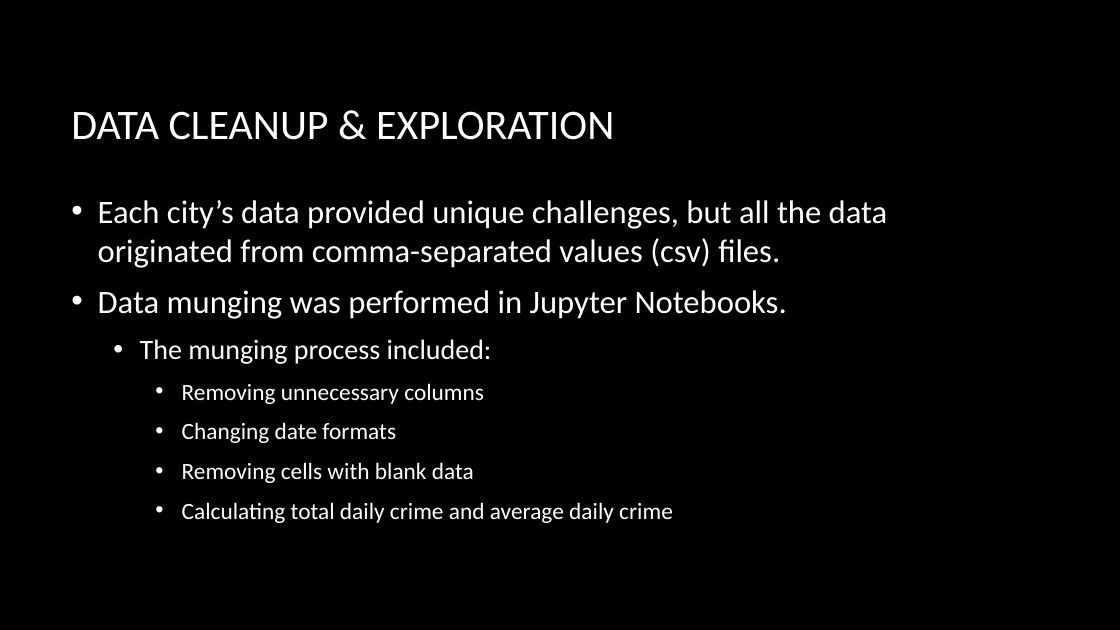
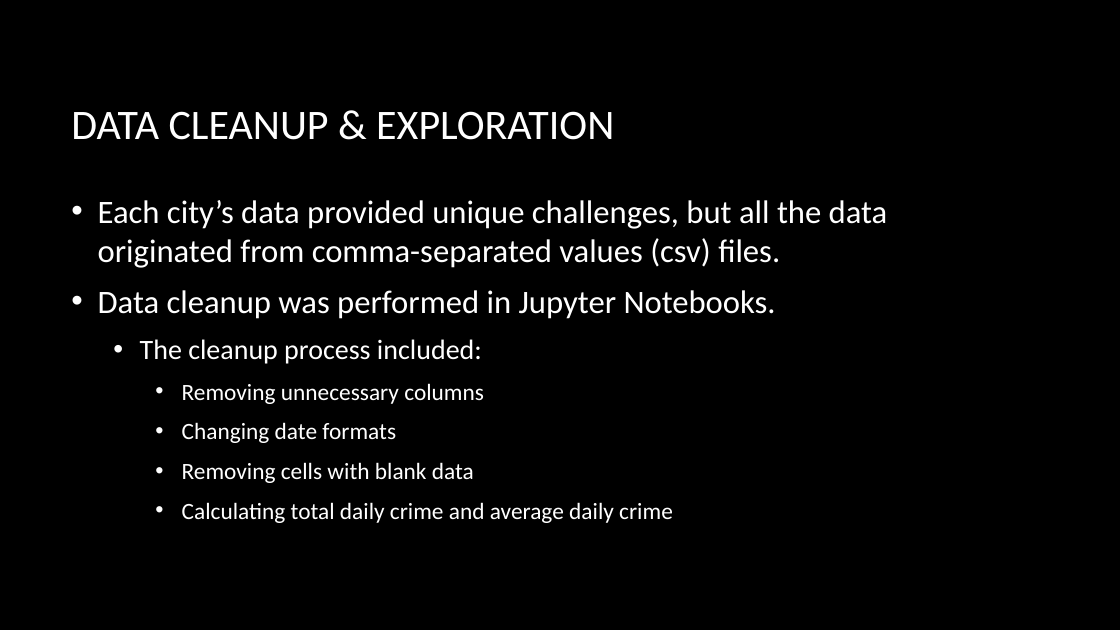
Before and after one commit to knwright/ProgressBar, a slide deck: slide 4 of Presentation.pptx. Drawn at 1120x630 pixels with LibreOffice and Linux fonts; fonts in the diff are those of the drawing; background and template pictures are left out. Boxes give left, top, right and bottom in pixels: in the first picture for what was removed or moved away, otherwise in the second. Text is boxed around its words. In the diff, an @@ line names an element or a change of style, - is before the commit and + after.

Commit message:
removed munging

```diff
--- a/Presentation.pptx
+++ b/Presentation.pptx
@@ text at bbox=[98, 290, 776, 364]: text changed @@
-• Data munging was performed in Jupyter Notebooks.
-  • The munging process included:
+• Data cleanup was performed in Jupyter Notebooks.
+  • The cleanup process included:
```
Also in this commit, not shown: 1 other slide changed.
